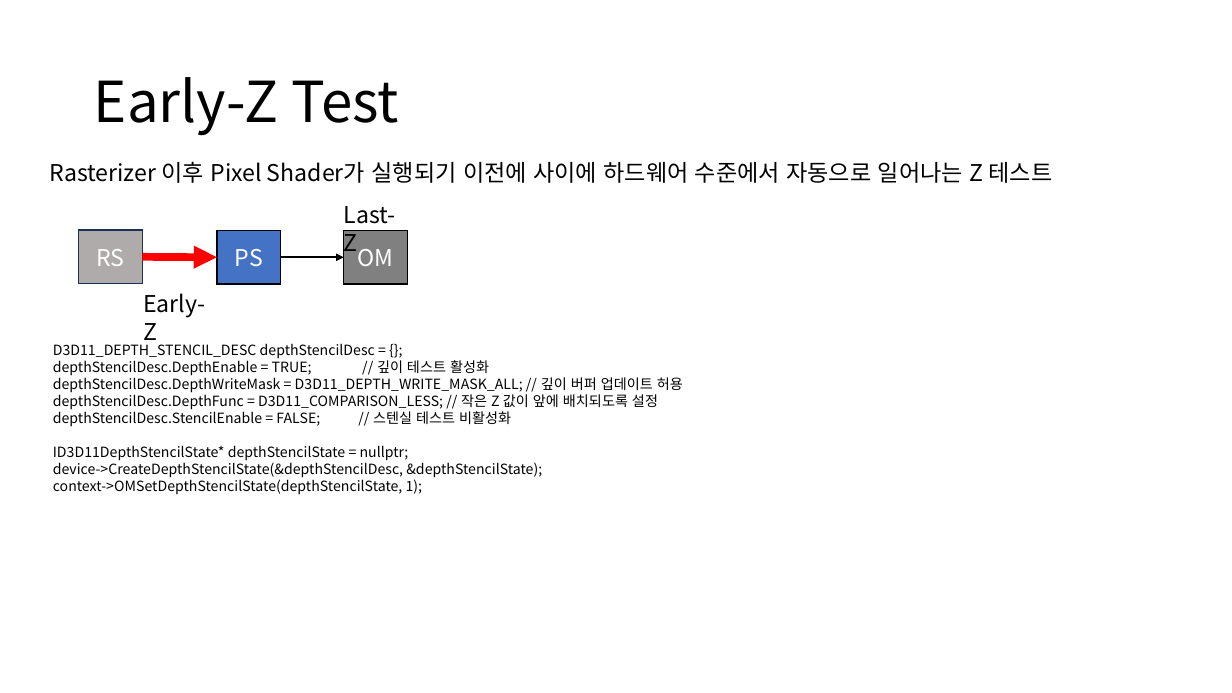
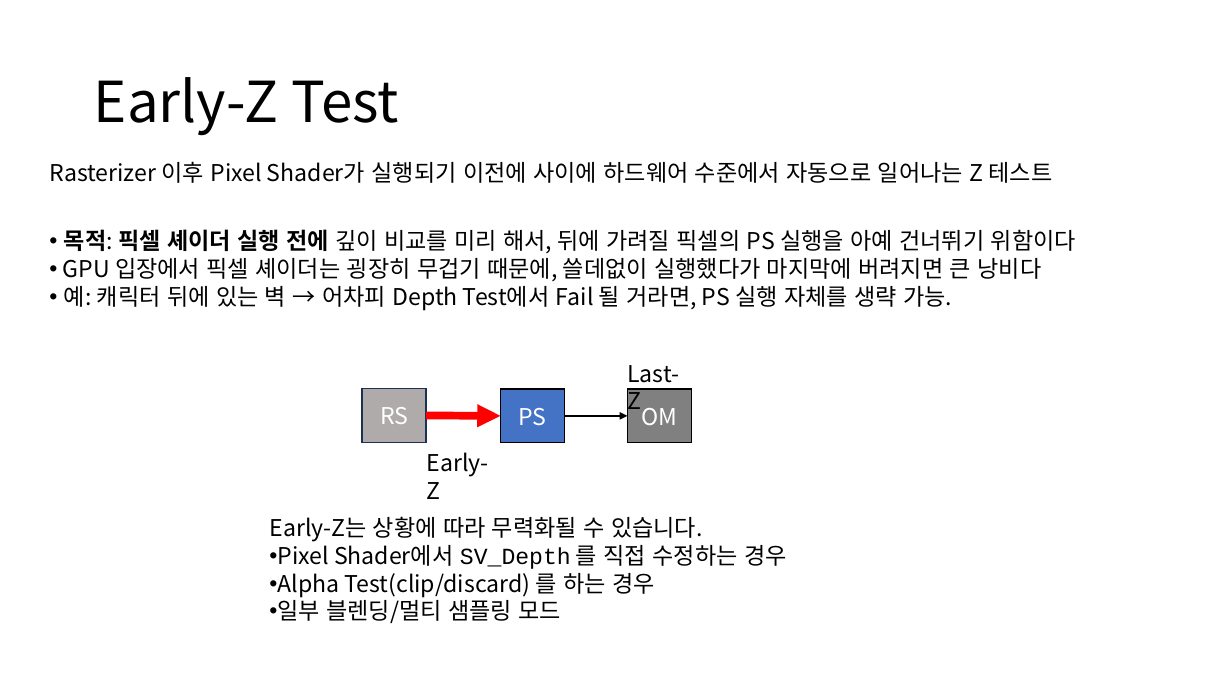
Before and after one commit to ldw9981/D3D11_Tutorial, a slide deck: slide 6 of Documents/04-OutputMerger.pptx. Drawn at 1232x693 pixels with LibreOffice and Linux fonts; fonts in the diff are those of the drawing. Boxes give left, top, right and bottom in pixels: in the first picture for what was removed or moved away, otherwise in the second. Text is boxed around its words. In the diff, an @@ line names an element or a change of style, - is before the commit and + after.

```diff
--- a/Documents/04-OutputMerger.pptx
+++ b/Documents/04-OutputMerger.pptx
@@ text added at bbox=[63, 229, 1076, 311], 18 pt, text #000000 @@
+• 목적: 픽셀 셰이더 실행 전에 깊이 비교를 미리 해서, 뒤에 가려질 픽셀의 PS 실행을 아예 건너뛰기 위함이다
+• GPU 입장에서 픽셀 셰이더는 굉장히 무겁기 때문에, 쓸데없이 실행했다가 마지막에 버려지면 큰 낭비다
+• 예: 캐릭터 뒤에 있는 벽 → 어차피 Depth Test에서 Fail 될 거라면, PS 실행 자체를 생략 가능.
@@ text removed at bbox=[53, 343, 683, 495] @@
-D3D11_DEPTH_STENCIL_DESC depthStencilDesc = {};
-depthStencilDesc.DepthEnable = TRUE; // 깊이 테스트 활성화
-depthStencilDesc.DepthWriteMask = D3D11_DEPTH_WRITE_MASK_ALL; // 깊이 버퍼 업데이트 허용
-depthStencilDesc.DepthFunc = D3D11_COMPARISON_LESS; // 작은 Z 값이 앞에 배치되도록 설정
-depthStencilDesc.StencilEnable = FALSE; // 스텐실 테스트 비활성화
-ID3D11DepthStencilState* depthStencilState = nullptr;
-device->CreateDepthStencilState(&depthStencilDesc, &depthStencilState);
-context->OMSetDepthStencilState(depthStencilState, 1);
@@ 3 rectangles, 2 texts, 2 arrows: place and size @@
-3 rectangles, 2 texts, 2 arrows at bbox=[79, 206, 408, 346]
+3 rectangles, 2 texts, 2 arrows at bbox=[362, 365, 691, 499]
@@ text added at bbox=[269, 516, 787, 623], 18 pt, text #000000 @@
+Early-Z는 상황에 따라 무력화될 수 있습니다.
+• Pixel Shader에서 SV_Depth 를 직접 수정하는 경우
+• Alpha Test(clip/discard) 를 하는 경우
+• 일부 블렌딩/멀티 샘플링 모드
```
Also in this commit, not shown: 5 other slides changed, 1 other file.
